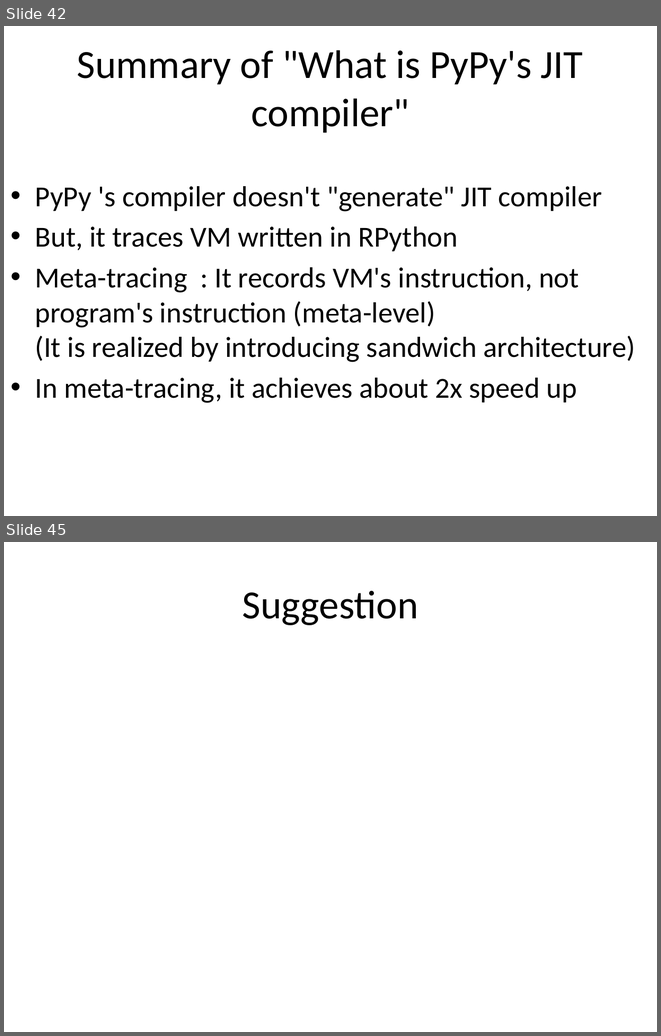
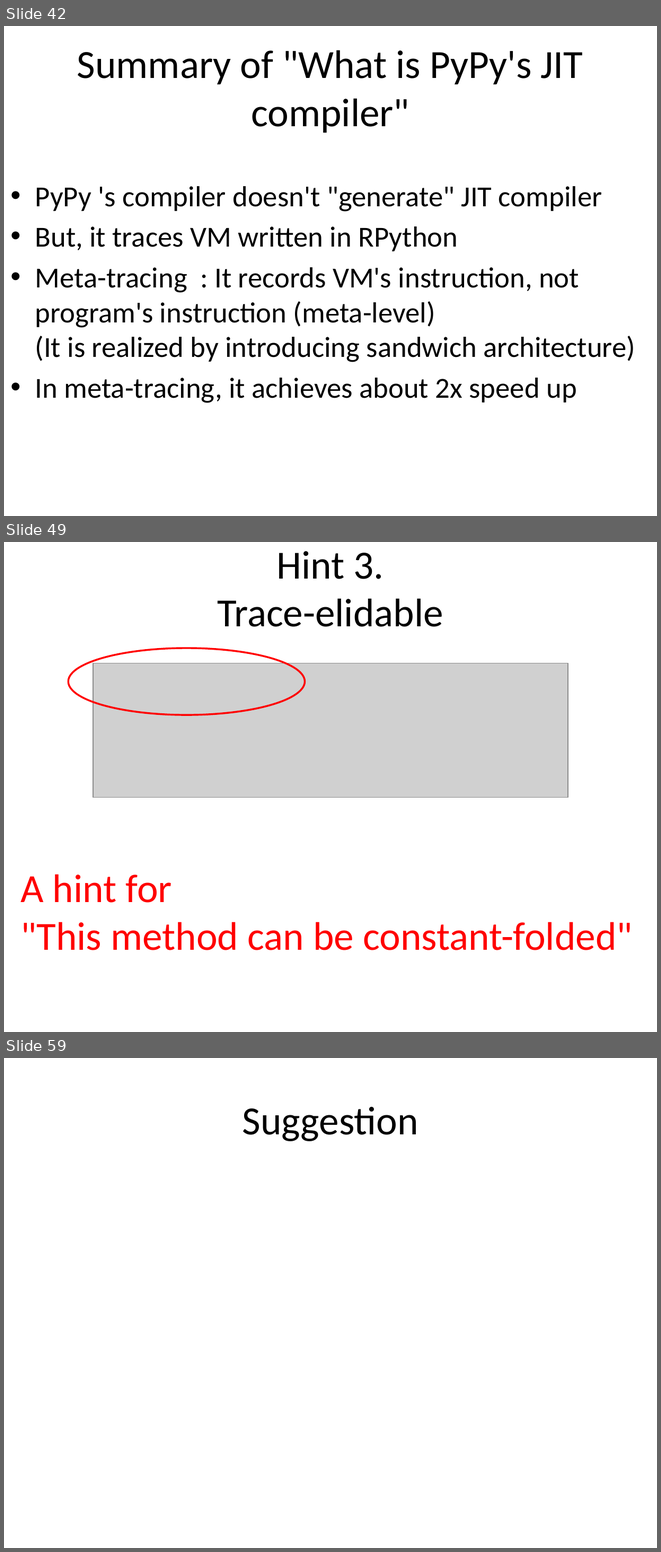
Before and after one commit to ryotaro/pyconjp2012slide, a slide deck: master/Fundamental Technologies Used in PyPy JIT Compiler.pptx. Shown one above the other, each under a label of ours: slides 42 and 45 before the commit, slides 42, 49 and 59 after it; the slides between them are not shown. The pictures are 661x1036 and 661x1552 pixels, drawn with LibreOffice and Linux fonts; fonts in the diff are those of the drawing; grey boxes stand for pictures. Boxes give left, top, right and bottom in pixels: in the first picture for what was removed or moved away, otherwise in the second. Text is boxed around its words. In the diff, an @@ line names an element or a change of style, - is before the commit and + after.

```diff
--- a/master/Fundamental Technologies Used in PyPy JIT Compiler.pptx
+++ b/master/Fundamental Technologies Used in PyPy JIT Compiler.pptx
@@ slide 49 added at <box>4,542,657,1032</box>, background #FFFFFF @@
@@ title added at <box>217,551,443,627</box>, 44 pt, text #000000 @@
+Hint 3.
+Trace-elidable
@@ ellipse added at <box>68,648,305,714</box>, outline #FF0000 2 pt @@
@@ picture added at <box>93,663,567,797</box> @@
@@ text added at <box>20,874,633,950</box>, 44 pt, text #FF0000 @@
+A hint for
+"This method can be constant-folded"
@@ what was slide 45 is now slide 59 @@
```
Also in this commit, not shown: 15 other slides added, 2 slides removed.
